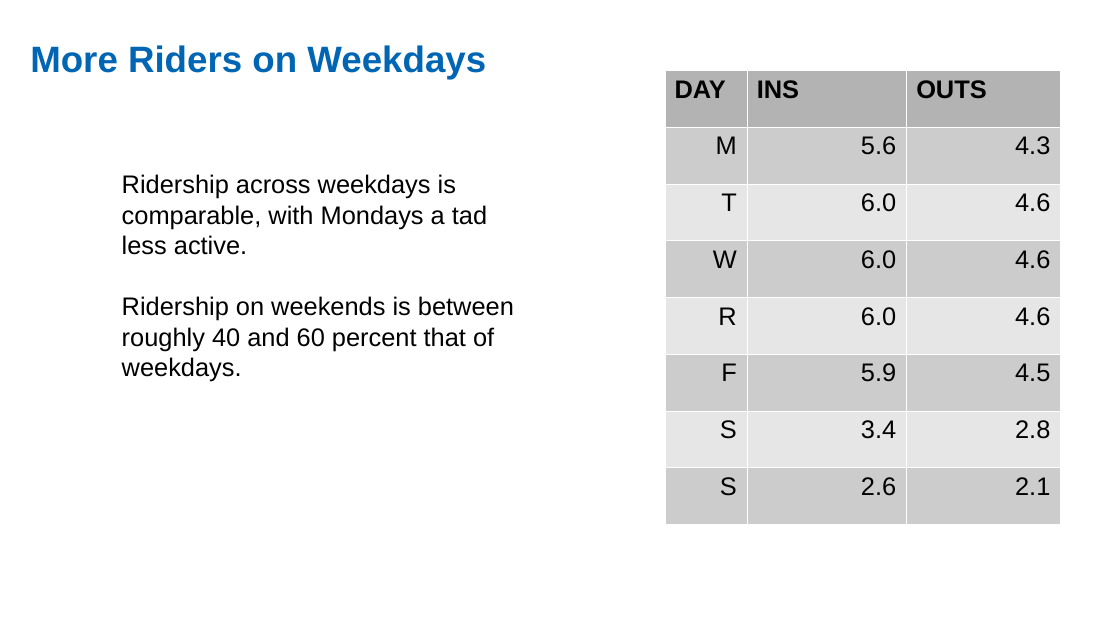
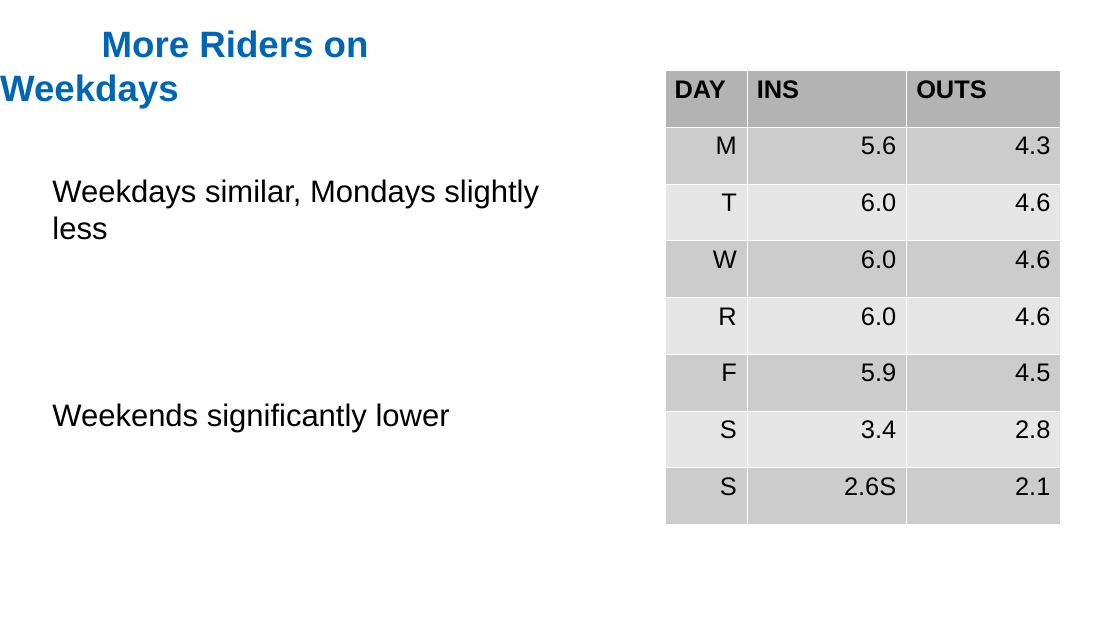
Before and after one commit to ekand/mtacular, a slide deck: slide 7 of reports/MTA_Data_PP_etd.odp (slide 6 before the commit). Drawn at 1120x630 pixels with LibreOffice and Linux fonts; fonts in the diff are those of the drawing. Boxes give left, top, right and bottom in pixels: in the first picture for what was removed or moved away, otherwise in the second. Text is boxed around its words. In the diff, an @@ line names an element or a change of style, - is before the commit and + after.

```diff
--- a/reports/MTA_Data_PP_etd.odp
+++ b/reports/MTA_Data_PP_etd.odp
@@ title "More Riders on Weekdays": place and size @@
-title "More Riders on Weekdays" at <box>30,45,486,79</box>
+title "More Riders on Weekdays" at <box>0,30,369,108</box>
@@ title "More Riders on Weekdays" at <box>0,30,369,108</box>: vertical alignment top to middle @@
@@ table at <box>665,70,1061,524</box> @@
-row 8, column 2: 2.6
+row 8, column 2: 2.6S
@@ text added at <box>52,179,539,432</box>, 22 pt, text #000000 @@
+Weekdays similar, Mondays slightly less
+Weekends significantly lower
@@ text removed at <box>122,174,514,382</box> @@
-Ridership across weekdays is comparable, with Mondays a tad less active.
-Ridership on weekends is between roughly 40 and 60 percent that of weekdays.
```
Also in this commit, not shown: 4 other slides changed, 9 slides added, 5 slides removed.
